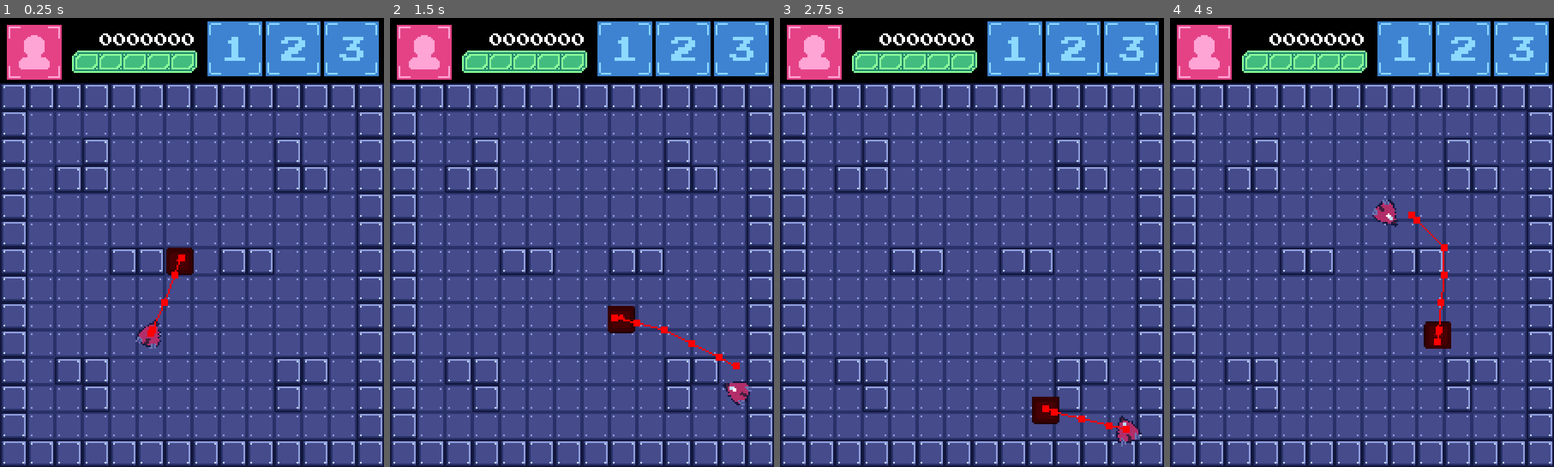
Above: before the commit, frames 1-4 (left to right).
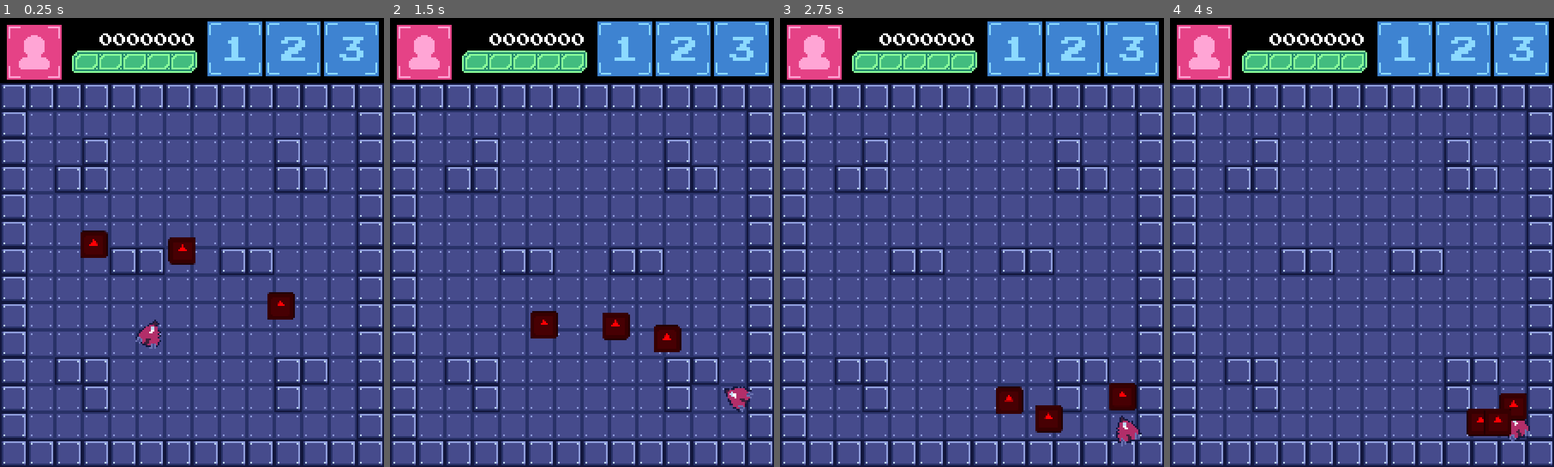
Above: after the commit, the same moments.

Repository: andresTapari/Haha-Woo-
Game: Godot game, scene res://scenes/lvl/dev_lvl.tscn
The game is run twice, just before and just after one commit, with the same random seed, the same clock (stepped at 60 frames per second) and the same inputs. The engine's default icon, where the game draws it, is replaced by a stand-in: a white triangle on a blue panel in a dark square.
Inputs (mouse positions are in pixels of both pictures, inside the frame that each line leads up to):
- Up to frame 1 (0.25 s): no input
- Up to frame 2 (1.5 s): move the mouse to (666, 220) at 0.52 s; press the mouse at (666, 220) at 0.53 s; hold Right (ui_right) 0.53-1.28 s; move the mouse to (505, 264) at 1.27 s; release the mouse at (505, 264) at 1.28 s; hold Down (ui_down) from 1.28 s (still down); click (505, 264) at 1.35 s
- Up to frame 3 (2.75 s): move the mouse to (1010, 143) at 2.02 s; release Down (ui_down) at 2.03 s; press the mouse at (1010, 143) at 2.03 s; hold Right (ui_right) from 2.03 s (still down)
- Up to frame 4 (4 s): move the mouse to (1342, 332) at 2.77 s; release Right (ui_right) at 2.78 s; release the mouse at (1342, 332) at 2.78 s; hold Up (ui_up) 2.78-3.53 s; click (1342, 332) at 2.85 s; move the mouse to (1477, 309) at 3.52 s; press the mouse at (1477, 309) at 3.53 s; hold Left (ui_left) from 3.53 s (still down)

The runs differ from the first frame. In frame 1, 1.4% of the frame differs, in the area x 20-77%, y 47-71%; in frame 2, 1.7%; in frame 3, 1.4%; in frame 4, 2.2%, in the area x 52-94%, y 40-95%.

Commit message:
Navigation update
Se implemento navegacion de enemigos

Diff:
--- a/assets/res/tile_set.tres
+++ b/assets/res/tile_set.tres
@@ -2,17 +2,17 @@
 
 [ext_resource type="Texture2D" uid="uid://er6nu3gfxg2a" path="res://assets/aseprite/tiles/tiles.png" id="1_ainko"]
 
-[sub_resource type="NavigationPolygon" id="NavigationPolygon_00mtr"]
-vertices = PackedVector2Array(-8, -8, 8, -8, 8, 8, -8, 8)
-polygons = Array[PackedInt32Array]([PackedInt32Array(0, 1, 2, 3)])
-outlines = Array[PackedVector2Array]([PackedVector2Array(-8, -8, 8, -8, 8, 8, -8, 8)])
+[sub_resource type="NavigationPolygon" id="NavigationPolygon_4l1cs"]
+vertices = PackedVector2Array(-8, -3, -3, -8, 3, -8, 8, -3, 8, 3, 3, 8, -3, 8, -8, 3)
+polygons = Array[PackedInt32Array]([PackedInt32Array(0, 1, 2, 3, 4, 5, 6, 7)])
+outlines = Array[PackedVector2Array]([PackedVector2Array(-8, -3, -3, -8, 3, -8, 8, -3, 8, 3, 3, 8, -3, 8, -8, 3)])
 
 [sub_resource type="TileSetAtlasSource" id="TileSetAtlasSource_0i3nq"]
 texture = ExtResource("1_ainko")
 0:0/0 = 0
 0:0/0/physics_layer_0/linear_velocity = Vector2(0, 0)
 0:0/0/physics_layer_0/angular_velocity = 0.0
-0:0/0/navigation_layer_0/polygon = SubResource("NavigationPolygon_00mtr")
+0:0/0/navigation_layer_0/polygon = SubResource("NavigationPolygon_4l1cs")
 1:0/0 = 0
 1:0/0/physics_layer_0/linear_velocity = Vector2(0, 0)
 1:0/0/physics_layer_0/angular_velocity = 0.0
--- a/scenes/enemys/movile_enemy/movil_enemy.tscn
+++ b/scenes/enemys/movile_enemy/movil_enemy.tscn
@@ -25,6 +25,5 @@
 
 [node name="NavigationAgent2D" type="NavigationAgent2D" parent="."]
 avoidance_enabled = true
-debug_enabled = true
 
 [connection signal="timeout" from="Timer" to="." method="_on_timer_timeout"]
--- a/scenes/lvl/dev_lvl.tscn
+++ b/scenes/lvl/dev_lvl.tscn
@@ -21,5 +21,13 @@
 [node name="Control" parent="." instance=ExtResource("3_j8qqq")]
 
 [node name="movil_enemy" parent="." instance=ExtResource("2_caoql")]
-position = Vector2(109, 131)
+position = Vector2(52, 121)
 player_path = NodePath("../Player")
+
+[node name="movil_enemy2" parent="." instance=ExtResource("2_caoql")]
+position = Vector2(173, 161)
+player_path = NodePath("../Player")
+
+[node name="movil_enemy3" parent="." instance=ExtResource("2_caoql")]
+position = Vector2(111, 125)
+player_path = NodePath("../Player")
--- a/scripts/enemys/movil_enemy.gd
+++ b/scripts/enemys/movil_enemy.gd
@@ -24,6 +24,7 @@
 func _physics_process(delta):
 	var current_agent_position: Vector2 = global_position
 	var next_path_position: Vector2 = navigation_agent.get_next_path_position()
+	#next_path_position = next_path_position.snapped(Vector2(.5,.5))
 	var new_velocity: Vector2 = next_path_position - current_agent_position
 	new_velocity = new_velocity.normalized()*SPEED*delta
 	velocity = new_velocity
